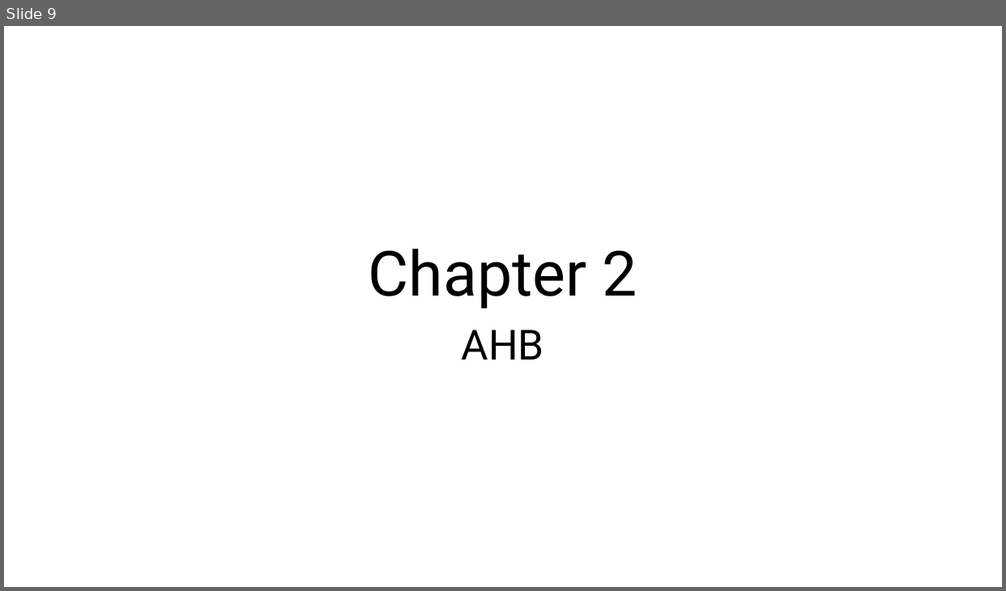
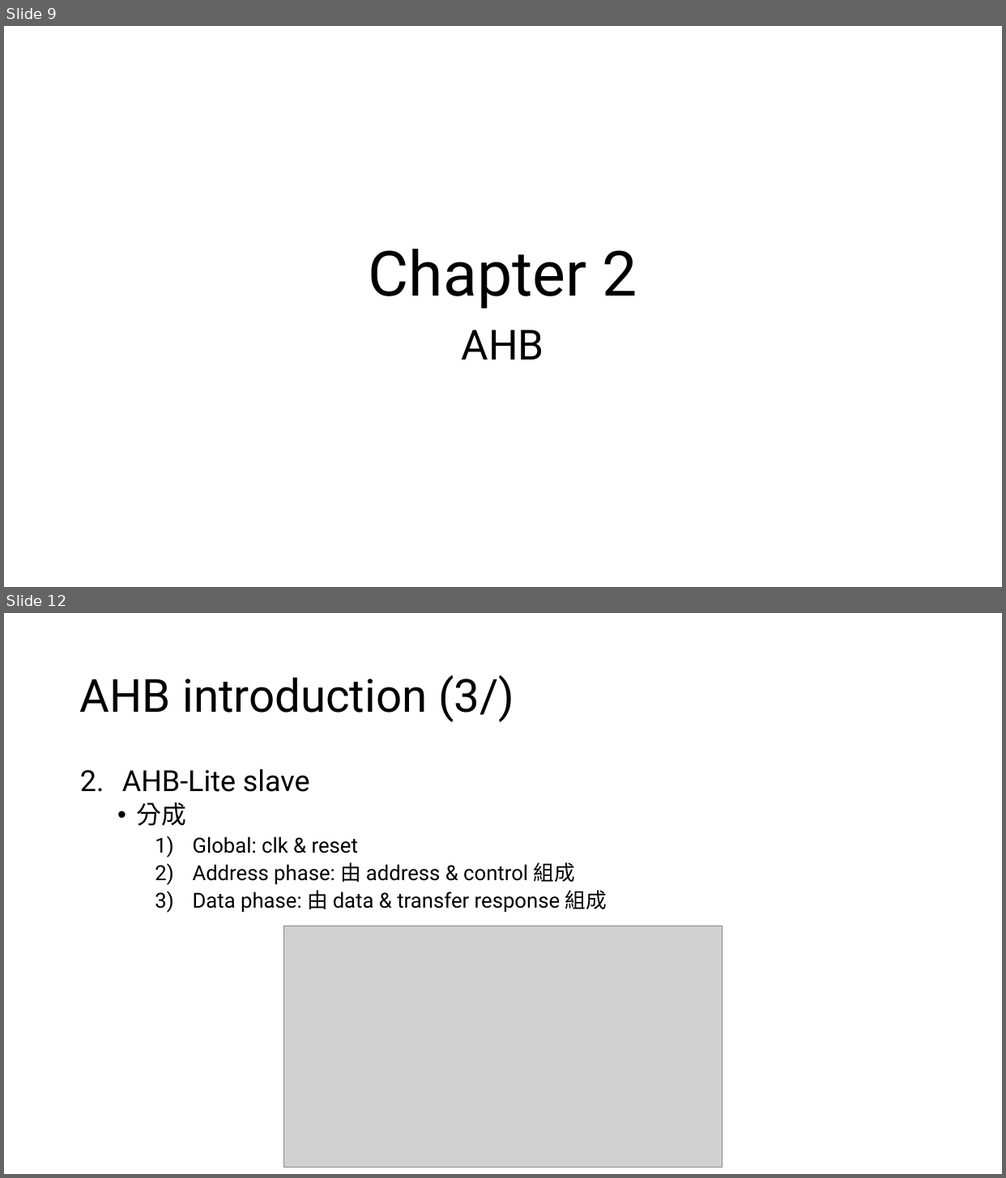
Before and after one commit to s9001055/DV_learning, a slide deck: AMBA/AMBA_learning.pptx. Shown one above the other, each under a label of ours: slide 9 before the commit, slides 9 and 12 after it; the slides between them are not shown. The pictures are 1006x591 and 1006x1178 pixels, drawn with LibreOffice and Linux fonts; fonts in the diff are those of the drawing; grey boxes stand for pictures. Boxes give left, top, right and bottom in pixels: in the first picture for what was removed or moved away, otherwise in the second. Text is boxed around its words. In the diff, an @@ line names an element or a change of style, - is before the commit and + after.

Commit message:
Modufy: AMBA/AMBA_learning.pptx 1. Add chapter 2 AHB introduction

```diff
--- a/AMBA/AMBA_learning.pptx
+++ b/AMBA/AMBA_learning.pptx
@@ slide 12 added at (4, 613, 1002, 1174), background #FFFFFF @@
@@ title added at (80, 675, 514, 722), 44 pt, text #000000 @@
+AHB introduction (3/)
@@ text added at (122, 769, 607, 913), 20 pt, text #000000 @@
+2. AHB-Lite slave
+  • 分成
+    1) Global: clk & reset
+    2) Address phase: 由 address & control 組成
+    3) Data phase: 由 data & transfer response 組成
@@ picture added at (284, 926, 722, 1167) @@
```
Also in this commit, not shown: 4 other slides added, 1 other file.
